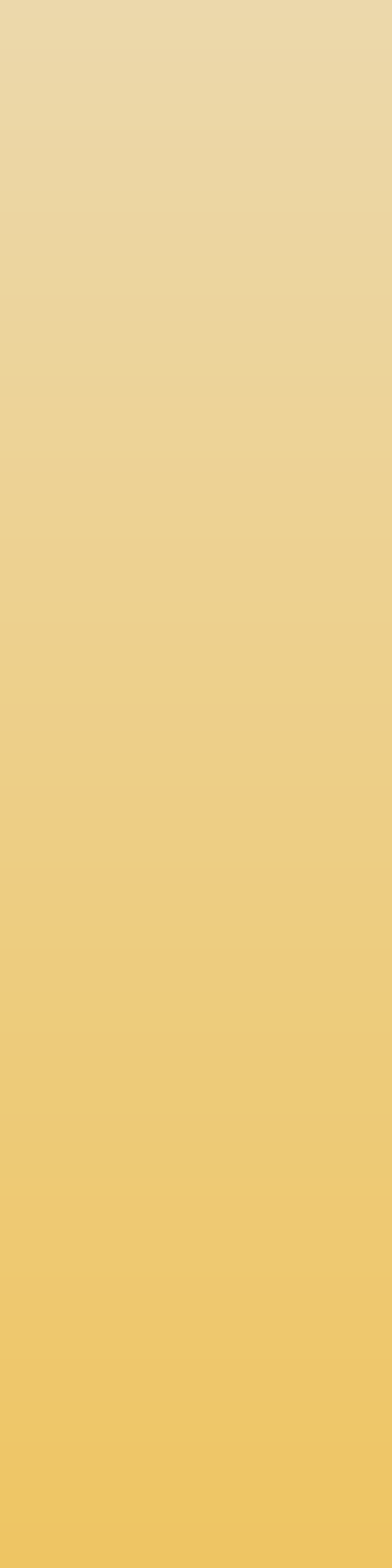
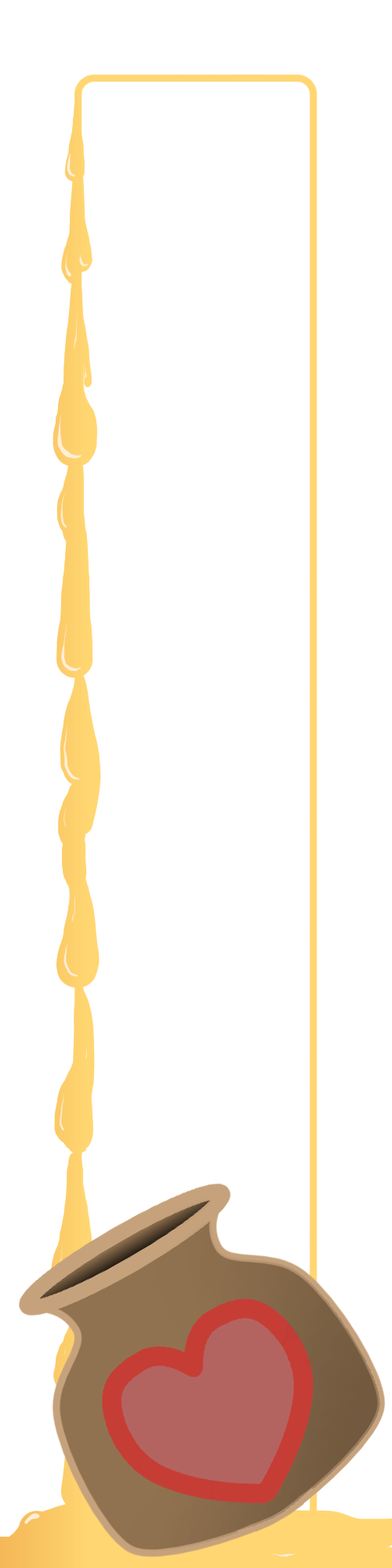
Revision of a layered 392x1568 image; what changed, layer by layer:
added layer "Health_Jar.png" above "Overlay" over [0, 1154, 392, 1568]
showed group "Overlay" (3 layers) over [0, 50, 392, 1568]
painted on "Paint Layer 3" over [0, 150, 302, 1568]
painted on "Paint Layer 2" over [0, 50, 392, 1568]
painted on "Paint Layer 4" over [50, 50, 352, 1568]
hid "Paint Layer 5", painted on it over [0, 0, 392, 1568]
